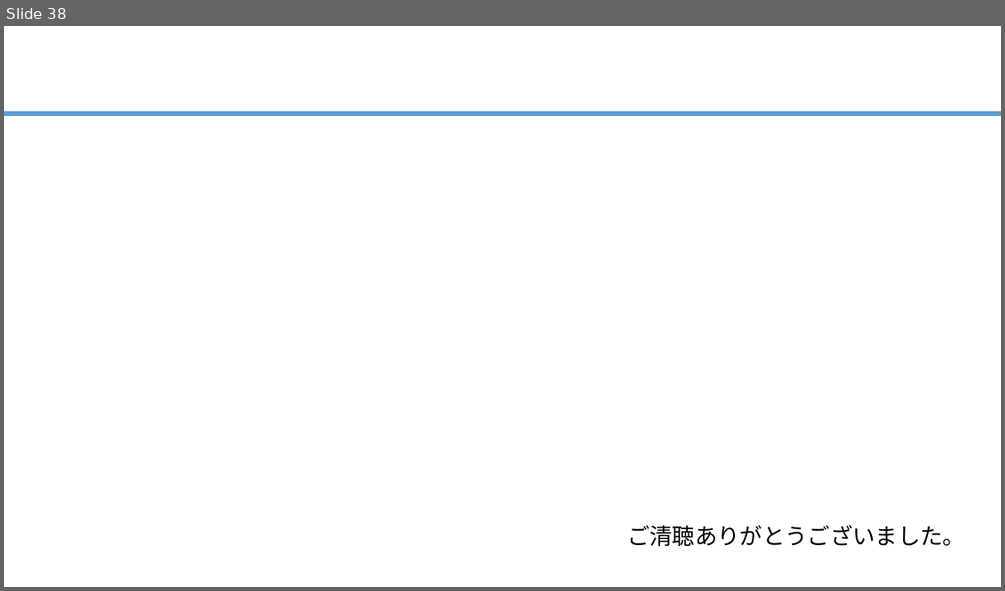
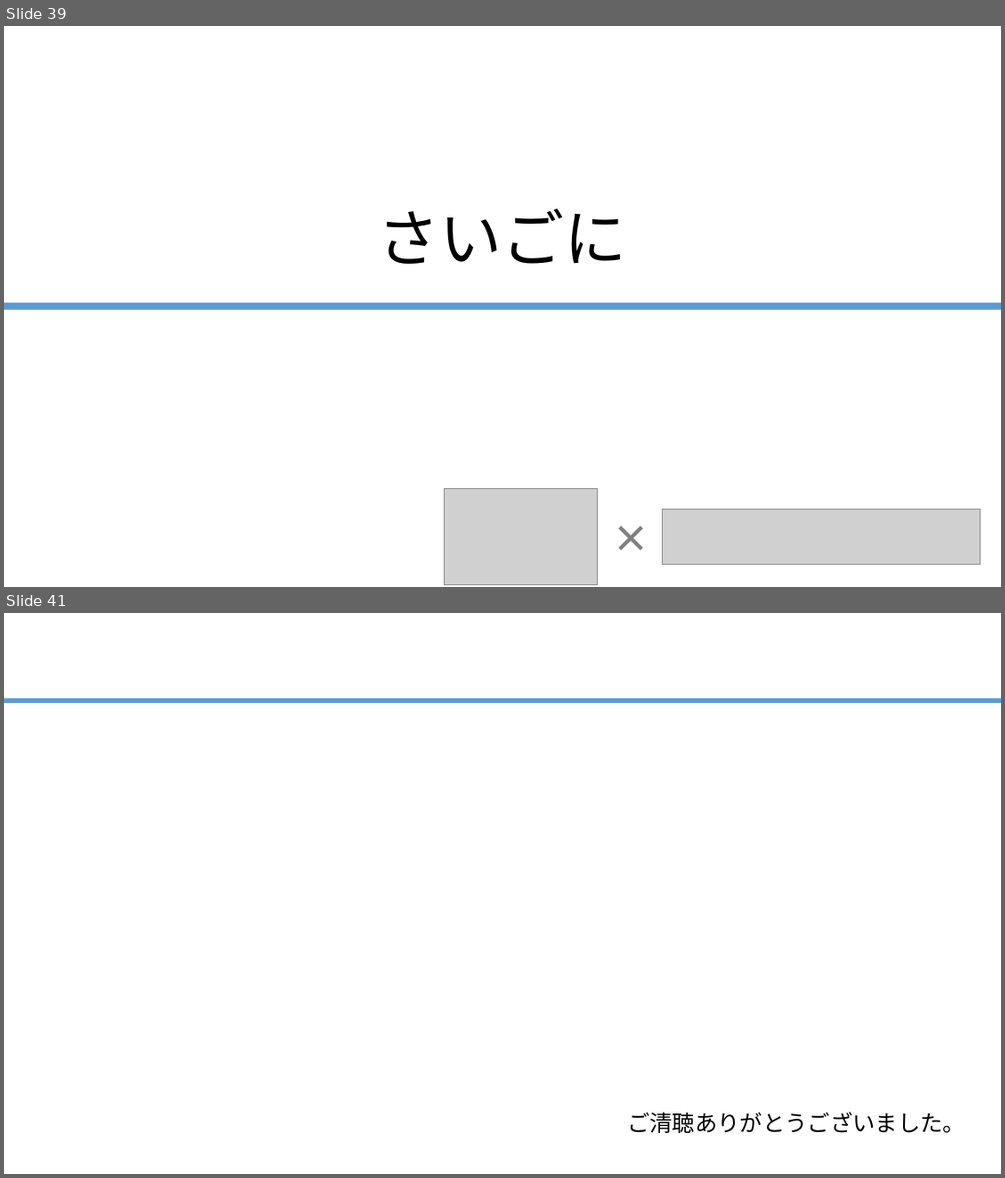
Before and after one commit to ainsAins/git4beginners, a slide deck: ハンズオン_Git入門.pptx. Shown one above the other, each under a label of ours: slide 38 before the commit, slides 39 and 41 after it; the slides between them are not shown. The pictures are 1005x591 and 1005x1178 pixels, drawn with LibreOffice and Linux fonts; fonts in the diff are those of the drawing; grey boxes stand for pictures. Boxes give left, top, right and bottom in pixels: in the first picture for what was removed or moved away, otherwise in the second. Text is boxed around its words. In the diff, an @@ line names an element or a change of style, - is before the commit and + after.

```diff
--- a/ハンズオン_Git入門.pptx
+++ b/ハンズオン_Git入門.pptx
@@ slide 39 added at [4, 26, 1001, 587], background #FFFFFF @@
@@ title added at [378, 208, 627, 264], 60 pt, text #000000 @@
+さいごに
@@ rectangle added at [4, 303, 1001, 310], fill #5B9BD5 @@
@@ picture added at [445, 489, 598, 585] @@
@@ text added at [606, 511, 655, 564], 36 pt, text #808080, bold @@
+×
@@ picture added at [663, 509, 980, 564] @@
@@ what was slide 38 is now slide 41 @@
```
Also in this commit, not shown: 2 slides changed, 2 other slides added.
